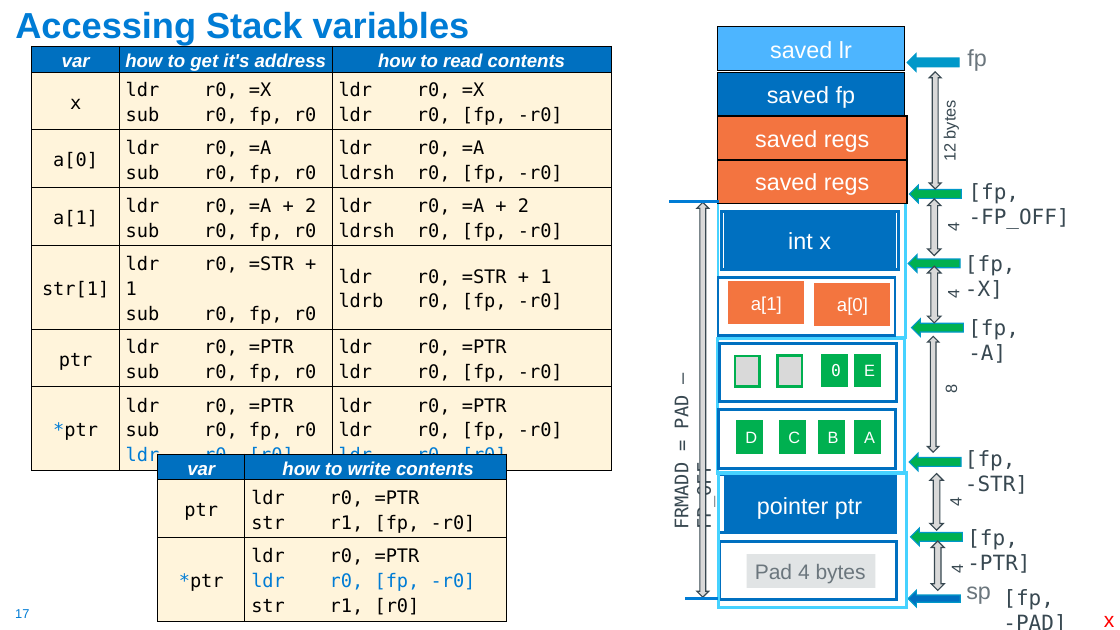
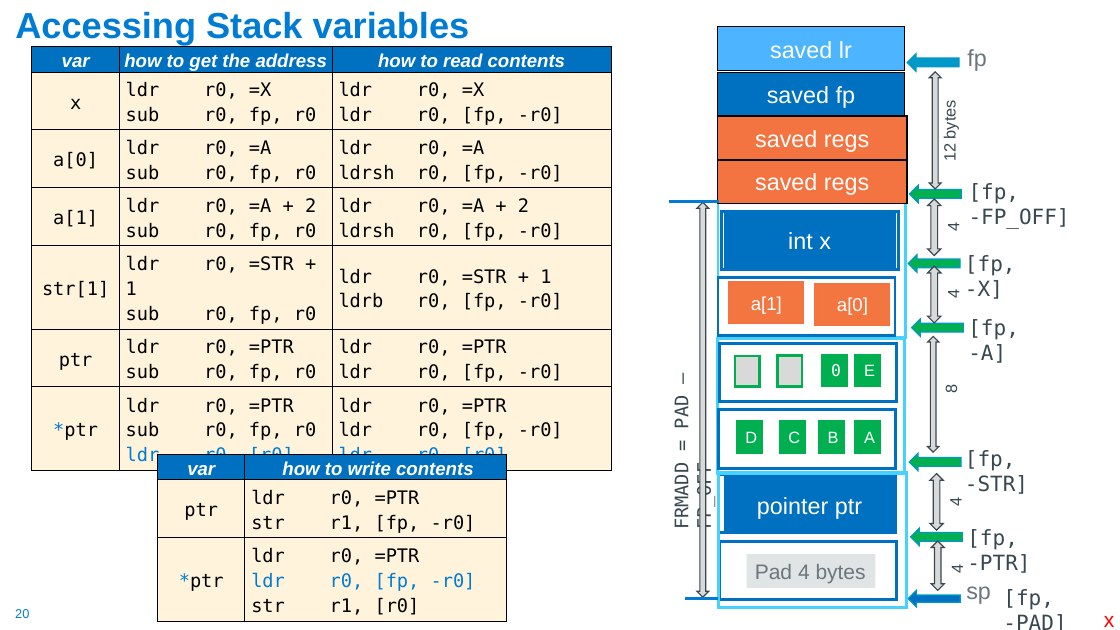
Before and after one commit to cse30-fa22/Muller_CSE30_Lecture_Slides, a slide deck: slide 20 of 10_Assm_Part5.pptx (slide 17 before the commit). Drawn at 1120x630 pixels with LibreOffice and Linux fonts; fonts in the diff are those of the drawing. Boxes give left, top, right and bottom in pixels: in the first picture for what was removed or moved away, otherwise in the second. Text is boxed around its words. In the diff, an @@ line names an element or a change of style, - is before the commit and + after.

```diff
--- a/10_Assm_Part5.pptx
+++ b/10_Assm_Part5.pptx
@@ table at [32, 46, 611, 470] @@
-row 1, column 2: how to get it's address
+row 1, column 2: how to get the address
@@ page number at [15, 609, 29, 618]: text changed @@
-17
+20
```
Also in this commit, not shown: 4 other slides changed, 3 slides added, 1 other file.
